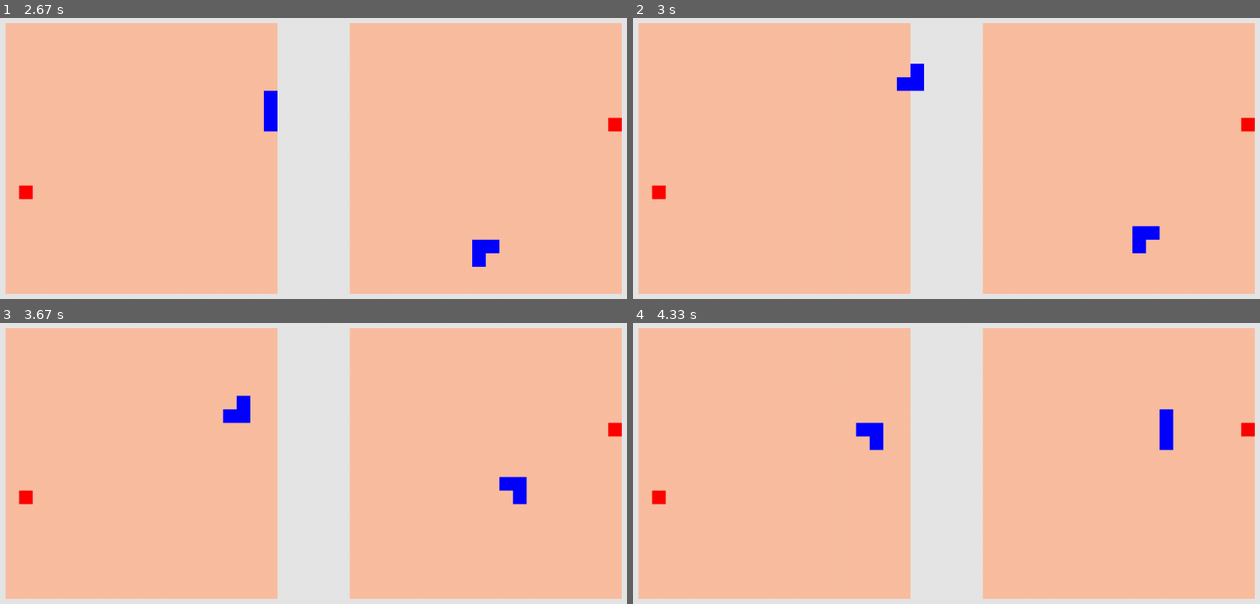
Above: before the commit, frames 1-4 (two rows, left to right).
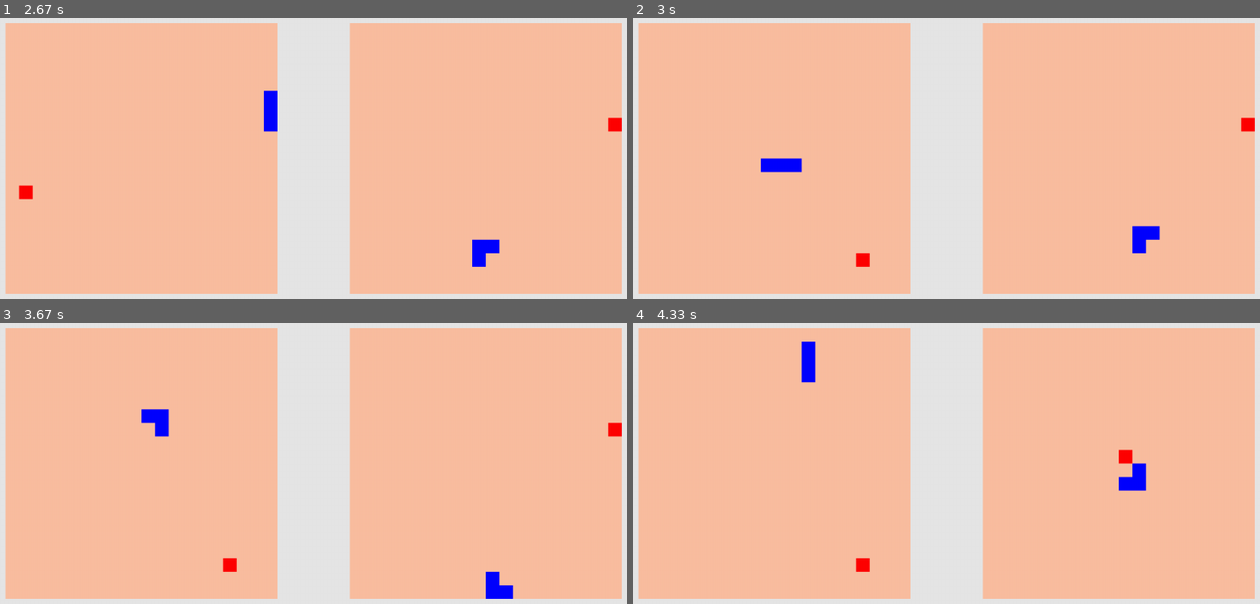
Above: after the commit, the same moments.

Repository: SamiFatmi/Snake-AI
Game: pygame game, started from snake_training_academy.py
Two runs of this game, one before a commit and one after it. Both use one fixed random seed, a clock stepped at 60 frames per second and the inputs below.
Inputs:
- Up to frame 1 (2.67 s): no input
- Up to frame 2 (3 s): no input
- Up to frame 3 (3.67 s): no input
- Up to frame 4 (4.33 s): no input

Frame 1 is identical in both runs. In frame 2, 0.9% of the frame differs, in the area x 2-47%, y 16-89%; in frame 3, 1.6%; in frame 4, 1.8%, in the area x 2-100%, y 6-89%.

Commit message:
implemented death and collisions with fruit

Diff:
--- a/snake_training_academy.py
+++ b/snake_training_academy.py
@@ -64,10 +64,31 @@
     def update(self):
         self.snake.move_snake()
         self.decide_direction()
+        self.check_death()
+        self.check_collision()
 
     def draw_elements(self):
         self.snake.draw_snake()
         self.fruit.draw_fruit()
+
+    def check_collision(self):
+        if self.snake.body[0] == self.fruit.position :
+            self.snake.body.insert(0,self.fruit.position)
+            while True :
+                self.fruit = FRUIT(self.screen)
+                if self.fruit.position not in self.snake.body :
+                    break
+
+    def check_death(self):
+        if self.snake.body[0] in self.snake.body[1:]:
+            self.game_over()
+
+        if self.snake.body[0][0] < 0 or self.snake.body[0][0] > n_cells-1 or self.snake.body[0][1] < 0 or self.snake.body[0][1] > n_cells-1 :
+            self.game_over()
+
+    def game_over(self):
+        self.snake = SNAKE(self.screen)
+        self.fruit = FRUIT(self.screen)
 
 
 
